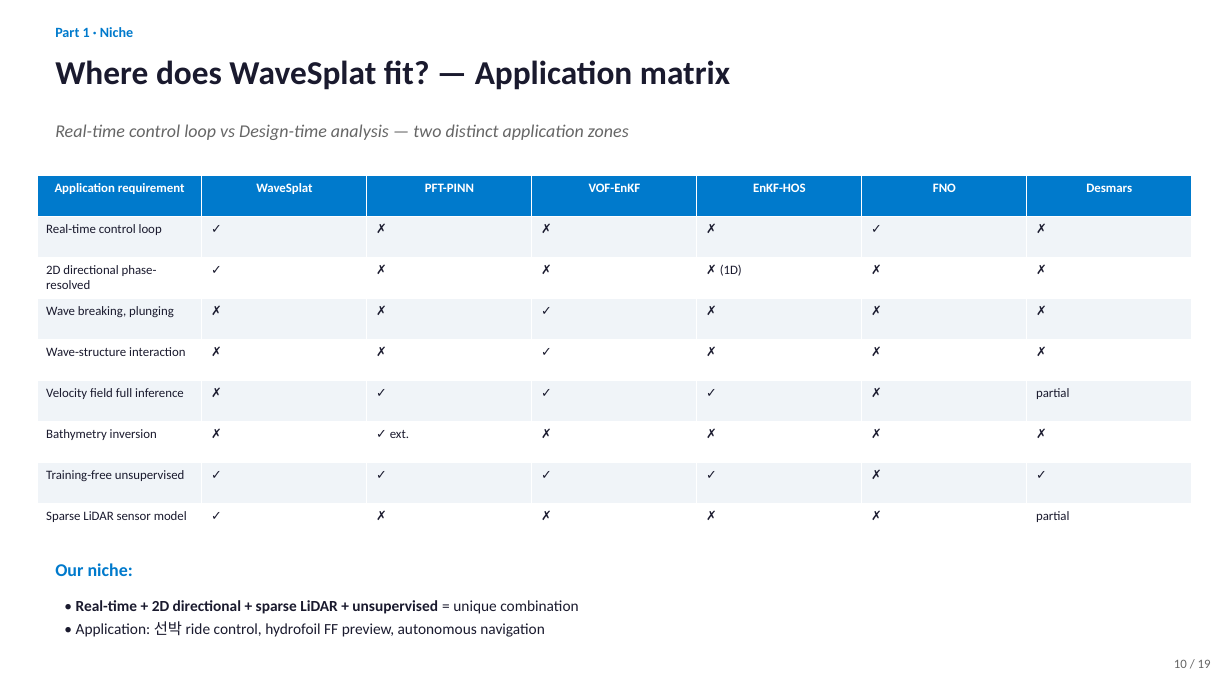
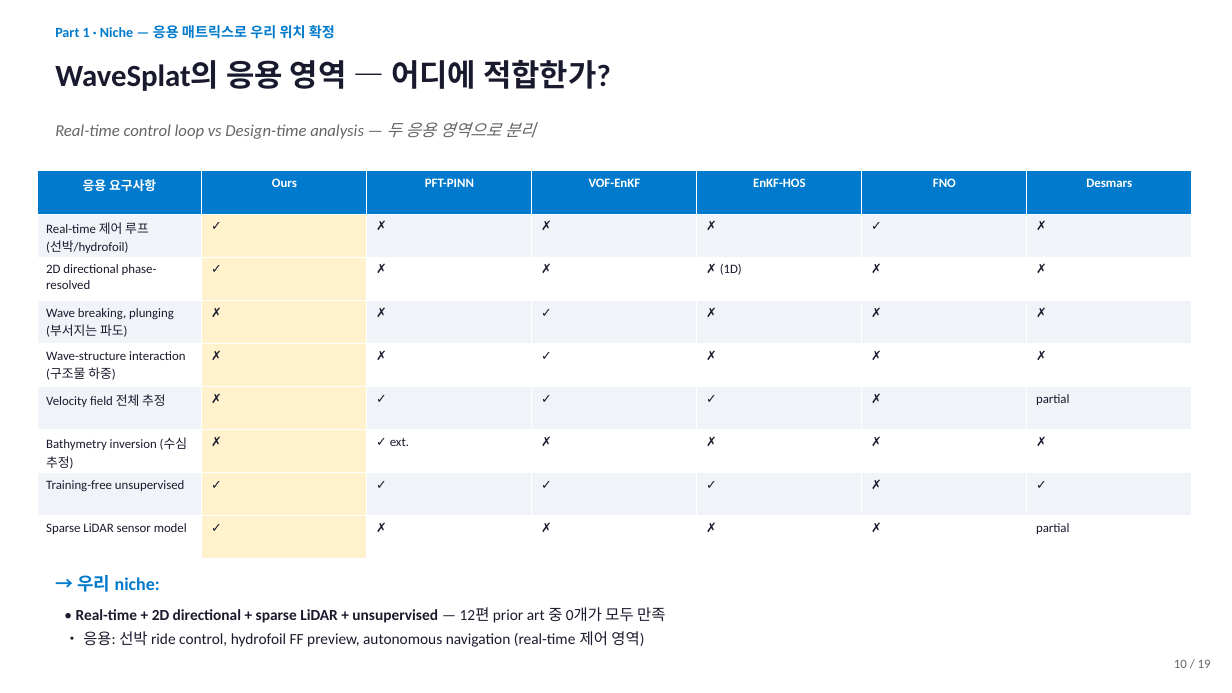
Before and after one commit to SAEYONGPARK94/wavesplat, a slide deck: slide 10 of wavesplat/docs/labmeeting_2026_05_13.pptx. Drawn at 1232x693 pixels with LibreOffice and Linux fonts; fonts in the diff are those of the drawing. Boxes give left, top, right and bottom in pixels: in the first picture for what was removed or moved away, otherwise in the second. Text is boxed around its words. In the diff, an @@ line names an element or a change of style, - is before the commit and + after.

```diff
--- a/wavesplat/docs/labmeeting_2026_05_13.pptx
+++ b/wavesplat/docs/labmeeting_2026_05_13.pptx
@@ text at (x1=55, y1=25, x2=335, y2=39): text changed @@
-Part 1 · Niche
+Part 1 · Niche — 응용 매트릭스로 우리 위치 확정
@@ text at (x1=55, y1=60, x2=611, y2=91): text changed; size 26 to 24 pt @@
-Where does WaveSplat fit? — Application matrix
+WaveSplat의 응용 영역 — 어디에 적합한가?
@@ text at (x1=55, y1=122, x2=536, y2=139): text changed; size 14 to 13 pt @@
-Real-time control loop vs Design-time analysis — two distinct application zones
+Real-time control loop vs Design-time analysis — 두 응용 영역으로 분리
@@ table at (x1=37, y1=171, x2=1195, y2=559) @@
-row 1, column 1: Application requirement
+row 1, column 1: 응용 요구사항
-row 1, column 2: WaveSplat
+row 1, column 2: Ours
-row 2, column 1: Real-time control loop
+row 2, column 1: Real-time 제어 루프 (선박/hydrofoil)
-row 4, column 1: Wave breaking, plunging
+row 4, column 1: Wave breaking, plunging (부서지는 파도)
-row 5, column 1: Wave-structure interaction
+row 5, column 1: Wave-structure interaction (구조물 하중)
-row 6, column 1: Velocity field full inference
+row 6, column 1: Velocity field 전체 추정
-row 7, column 1: Bathymetry inversion
+row 7, column 1: Bathymetry inversion (수심 추정)
@@ fill #F0F4F8 to #FFF2CC in 4 cells @@
@@ fill #FFFFFF to #FFF2CC in 4 cells @@
@@ table resized from (x1=37, y1=176, x2=1195, y2=545) to (x1=37, y1=171, x2=1195, y2=559) @@
@@ text at (x1=77, y1=575, x2=160, y2=592): text changed @@
-Our niche:
+→ 우리 niche:
@@ text at (x1=76, y1=607, x2=665, y2=647): text changed @@
-• Real-time + 2D directional + sparse LiDAR + unsupervised = unique combination
-• Application: 선박 ride control, hydrofoil FF preview, autonomous navigation
+• Real-time + 2D directional + sparse LiDAR + unsupervised — 12편 prior art 중 0개가 모두 만족
+• 응용: 선박 ride control, hydrofoil FF preview, autonomous navigation (real-time 제어 영역)
```
Also in this commit, not shown: 24 other slides changed, 1 slide added, 1 slide removed, 2 other files.
